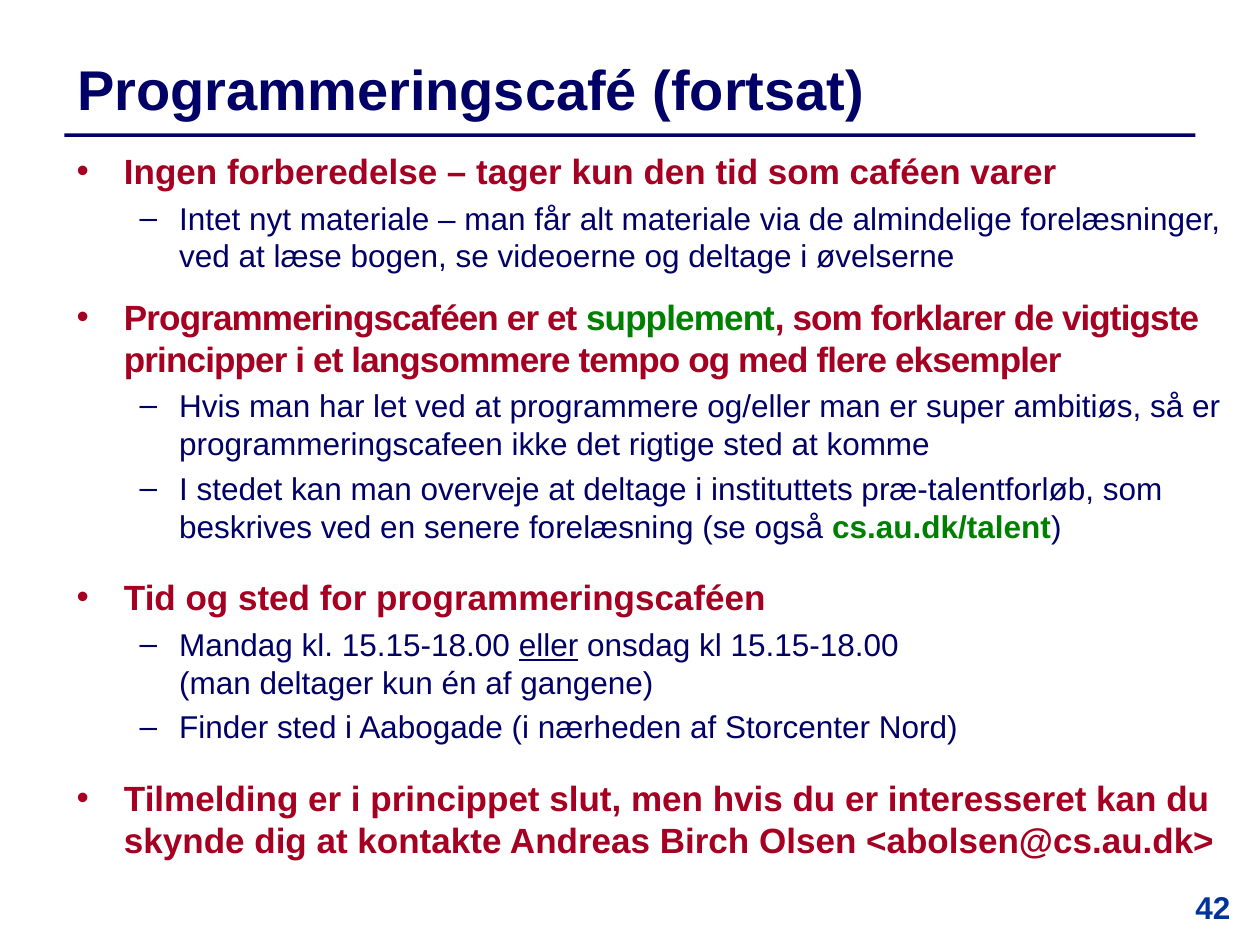
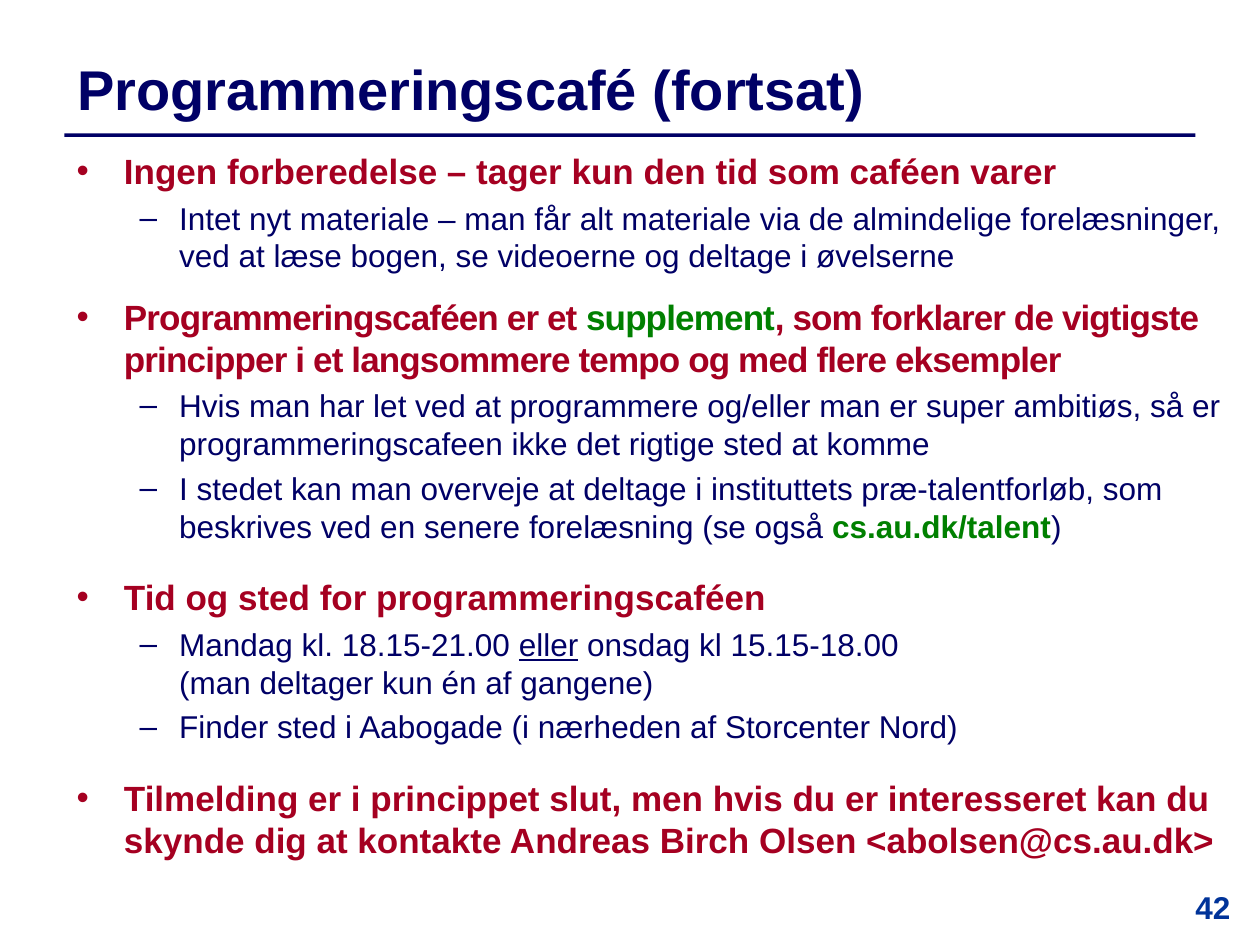
Before and after one commit to IntProgAU/Materiale, a slide deck: slide 42 of web/e22/uge_1a/Slides-Uge1-Mandag.pptx. Drawn at 1260x945 pixels with LibreOffice and Linux fonts; fonts in the diff are those of the drawing. Boxes give left, top, right and bottom in pixels: in the first picture for what was removed or moved away, otherwise in the second. Text is boxed around its words. In the diff, an @@ line names an element or a change of style, - is before the commit and + after.

```diff
--- a/web/e22/uge_1a/Slides-Uge1-Mandag.pptx
+++ b/web/e22/uge_1a/Slides-Uge1-Mandag.pptx
@@ text at <box>179,633,899,700</box>: text changed @@
-  – Mandag kl. 15.15-18.00 eller onsdag kl 15.15-18.00
-    (man deltager kun én af gangene)
+  – Mandag kl. 18.15-21.00 eller onsdag kl 15.15-18.00
+    (man deltager kun én af gangene)
```
Also in this commit, not shown: 2 other slides changed, 1 other file.
